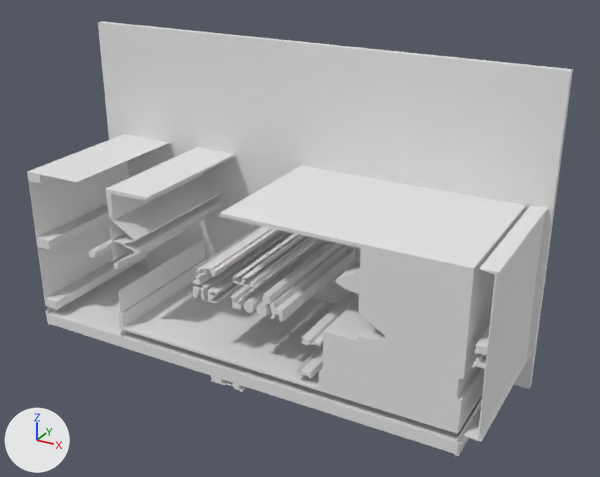
An edit to the glTF model version one/out_3d/95_24.glb, drawn before and after from the same camera.
Rendered twice from a camera (50 mm lens) standing at (12.94, -14.42, 9.28) and looking at (5.77, -1.4, 2.77). The axes (+X, +Y, +Z) are drawn at lower left. The lights are the same throughout. Where no turn or scale is listed for an object, it has been applied to the vertices. Vertices at the same position are counted once.

In view in the first picture: 'geometry_0'.
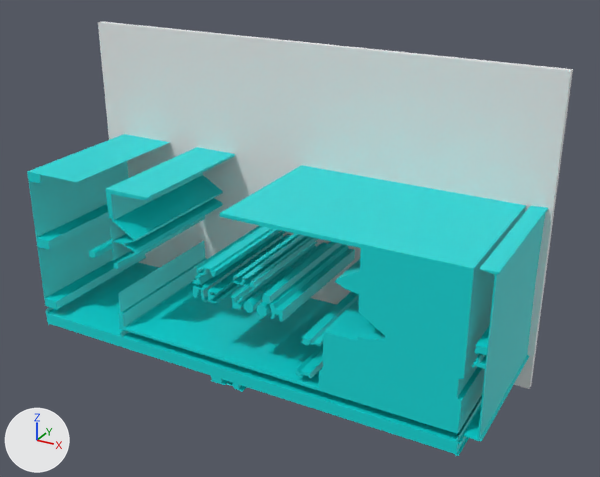
Pixel boxes (x1, y1, x2, y2) of what changed, in the pictures (600 x 477 px):
part 1 of me_geometry_0, recoloured (grey to cyan): (27, 67, 559, 456) in both

The change, as a diff of the scene's bpy script:
```diff
--- a/version one/out_3d/95_24.glb.py
+++ b/version one/out_3d/95_24.glb.py
@@ mat_defaultmaterial @@
+mat_defaultmaterial = bpy.data.materials.new('DefaultMaterial')
+mat_defaultmaterial.use_nodes = True; mat_defaultmaterial.node_tree.nodes.clear()
+_N = mat_defaultmaterial.node_tree.nodes; _L = mat_defaultmaterial.node_tree.links
+n0 = _N.new('ShaderNodeOutputMaterial'); n0.name = 'Material Output'
+n1 = _N.new('ShaderNodeBsdfPrincipled'); n1.name = 'Principled BSDF'
+n2 = _N.new('ShaderNodeVertexColor'); n2.name = 'Color Attribute'
+_L.new(n1.outputs[0], n0.inputs[0])  # 'BSDF' to 'Surface'
+_L.new(n2.outputs[0], n1.inputs[0])  # 'Color' to 'Base Color'
@@ me_geometry_0 @@
 me_geometry_0.from_pydata(...)  # 604 vertices, 1136 faces; spans x 0.0..10.23, y -3.15..0.0, z 0.0..6.27
 # used by ob_geometry_0; location = (0.0, 0.0, 0.0)
+# me_geometry_0 part 1: 872 faces spanning x 0.0..10.23, y -3.15..0.0, z 0.0..6.27 switch from no material to mat_defaultmaterial
```
